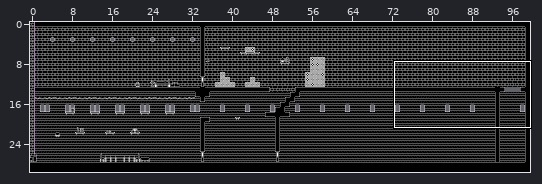
A Tiled map gets an edit: assets/levels/level_1.tmx. The first picture is a wide view before the edit; the outline marks the close-up.
Close-up. Before the commit:
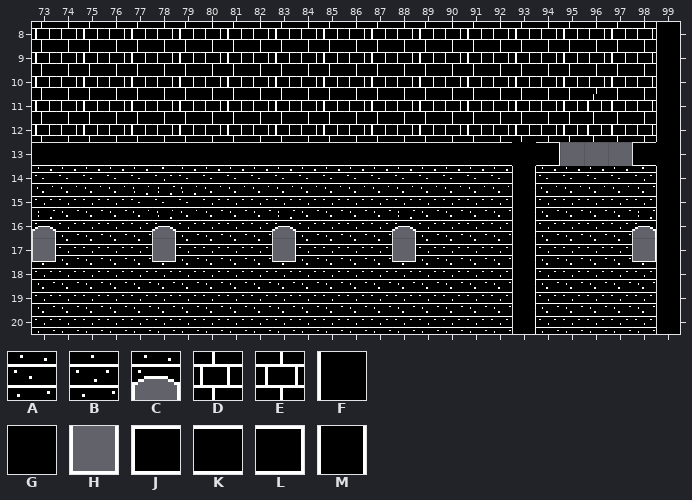
Cells are 16x16 px. Shown: x 73..99, y 8..20. The commit also changed other parts of the map, which this record leaves out.
Key: from "tileset": A 6, B 7, C 8, D 12, E 13, F 16, G 17, H 24, J 49, K 50, L 51, M 64.
_ is an empty cell, # one hidden under a higher layer.
Layers that did not change in this view are not listed.
Layer "Background" before, first column x 73:
 8 DEDEDEDEDEDEDEDEDEDEDEDEDE_
 9 DEDEDEDEDEDEDEDEDEDEDEDEDE_
10 DEDEDEDEDEDEDEDEDEDEDEDEDE_
11 DEDEDEDEDEDEDEDEDEDEDEDDDE_
12 DEDEDEDEDEDEDEDEDEDEDEDDDE_
13 ___________________________
14 AAAAABAAAAAAAAAAAAAA_AAAAB_
15 BBBBAAABBBBBBBBBBBBB_BBBBB#
16 CBBBBCBBBBCBBBBCBBBB_BBBBC#
17 HBBBBHBBBBHBBBBHBBBB_BBBBH#
18 BBBBBBBBBBBBBBBBBBBB_BBBBB#
19 BBBBBBBBBBBBBBBBBBBB_BBBBB#
20 BBBBBBBBBBBBBBBBBBBB_BBBBB#
Layer "Ground" before, first column x 73:
 8 __________________________F
 9 __________________________F
10 __________________________F
11 __________________________F
12 __________________________F
13 KKKKKKKKKKKKKKKKKKKKGL___JG
14 ____________________M_____F
15 ____________________M_____F
16 ____________________M_____F
17 ____________________M_____F
18 ____________________M_____F
19 ____________________M_____F
20 ____________________M_____F
New version:
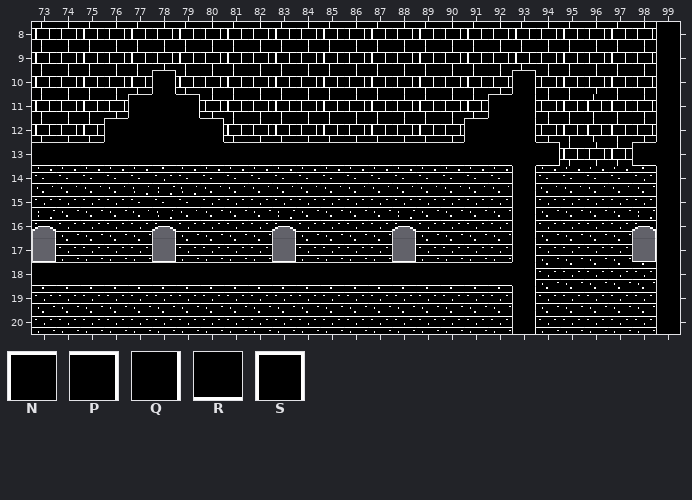
Further tiles: from "tileset": N 0, P 2, Q 18, R 33, S 48.
Changes in this commit:
Changed rows in their new state; . is an unchanged cell.
Layer "Background":
first column x 76:
10 .._.............._....
11 .___............__....
12 _____..........___....
13 ...................DED
Layer "Ground":
first column x 76:
10 ..S..............S
11 .NGP............NQ
12 NGGGP..........NGQ
13 RRRRR..........RR.
first column x 73:
18 KKKKKKKKKKKKKKKKKKKKQ
Pixel boxes of the changes (left, top, right, bottom) in both close-ups:
changed: (104, 70, 224, 143)
changed: (464, 70, 536, 143)
added: (560, 142, 632, 166)
changed: (32, 262, 513, 286)
